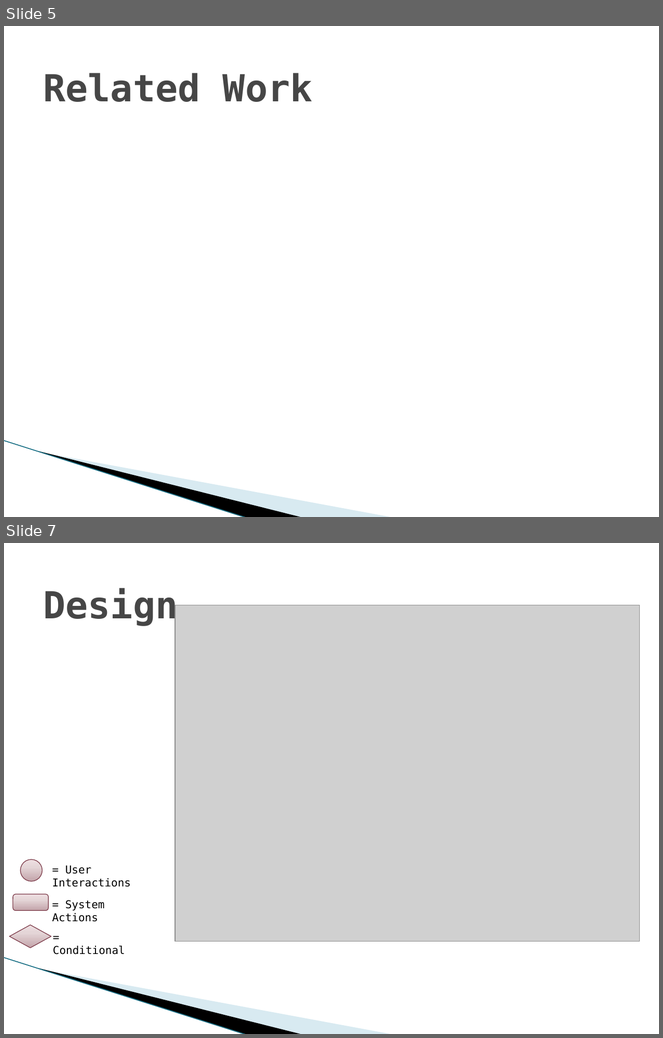
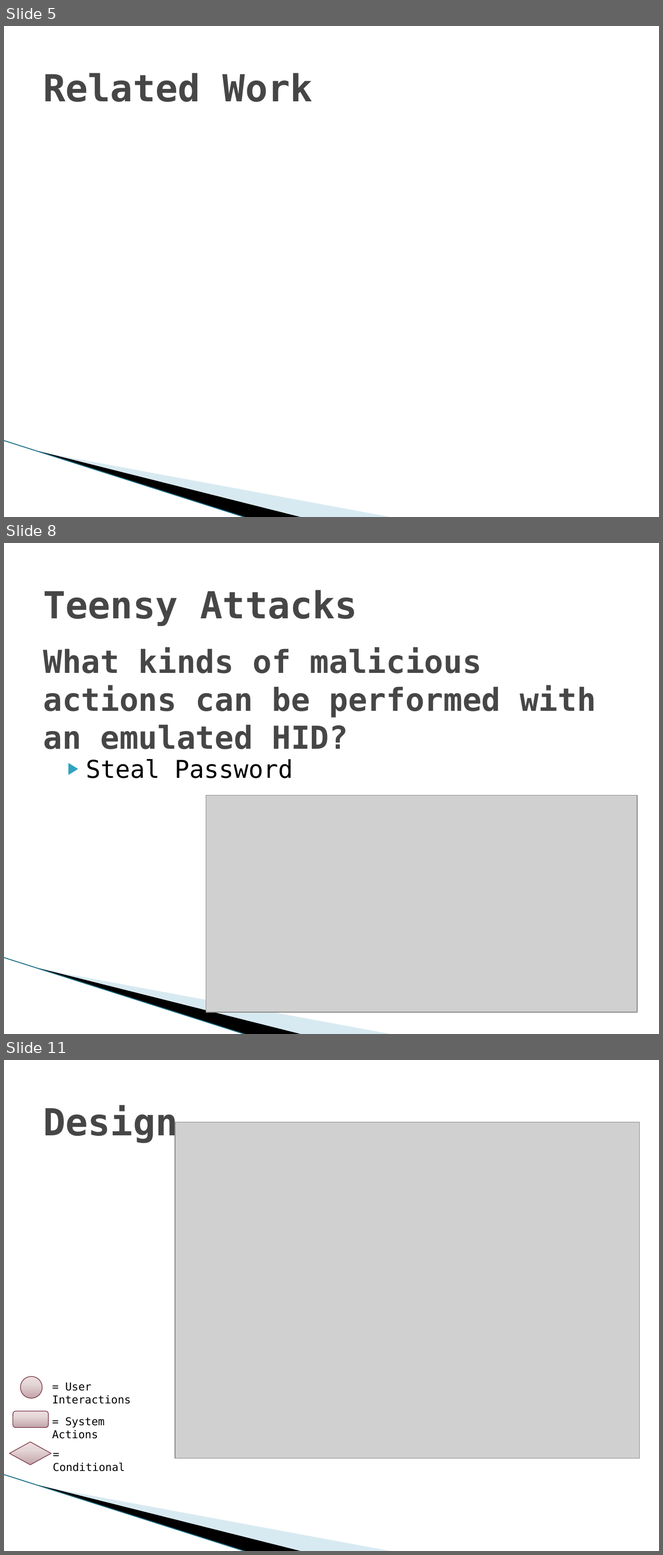
Before and after one commit to vfasburg/cse_825, a slide deck: Project/Final_Project_Presentation_Fasburg_Reiff_Thomas.pptx. Shown one above the other, each under a label of ours: slides 5 and 7 before the commit, slides 5, 8 and 11 after it; the slides between them are not shown. The pictures are 663x1038 and 663x1555 pixels, drawn with LibreOffice and Linux fonts; fonts in the diff are those of the drawing; grey boxes stand for pictures; background and template pictures are left out. Boxes give left, top, right and bottom in pixels: in the first picture for what was removed or moved away, otherwise in the second. Text is boxed around its words. In the diff, an @@ line names an element or a change of style, - is before the commit and + after.

```diff
--- a/Project/Final_Project_Presentation_Fasburg_Reiff_Thomas.pptx
+++ b/Project/Final_Project_Presentation_Fasburg_Reiff_Thomas.pptx
@@ slide 8 added at (4, 543, 659, 1034), background #FFFFFF; not listed: 3 template elements that a slide beside it also shows @@
@@ title added at (43, 590, 358, 626), 41 pt, text #464646, bold @@
+Teensy Attacks
@@ text added at (43, 648, 596, 749), 34.9 pt, text #464646, bold @@
+What kinds of malicious actions can be performed with an emulated HID?
@@ text added at (86, 759, 293, 779), 27 pt, text #000000 @@
+▶ Steal Password
@@ picture added at (206, 796, 637, 1013) @@
@@ what was slide 7 is now slide 11 @@
```
Also in this commit, not shown: 1 slide changed, 5 other slides added, 4 slides removed.
